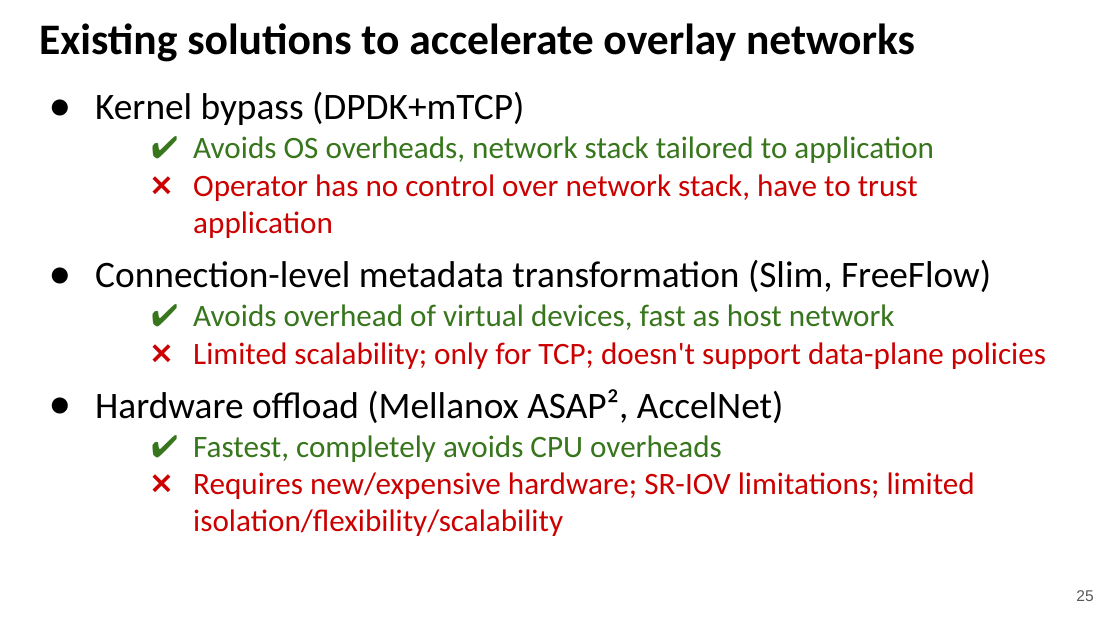
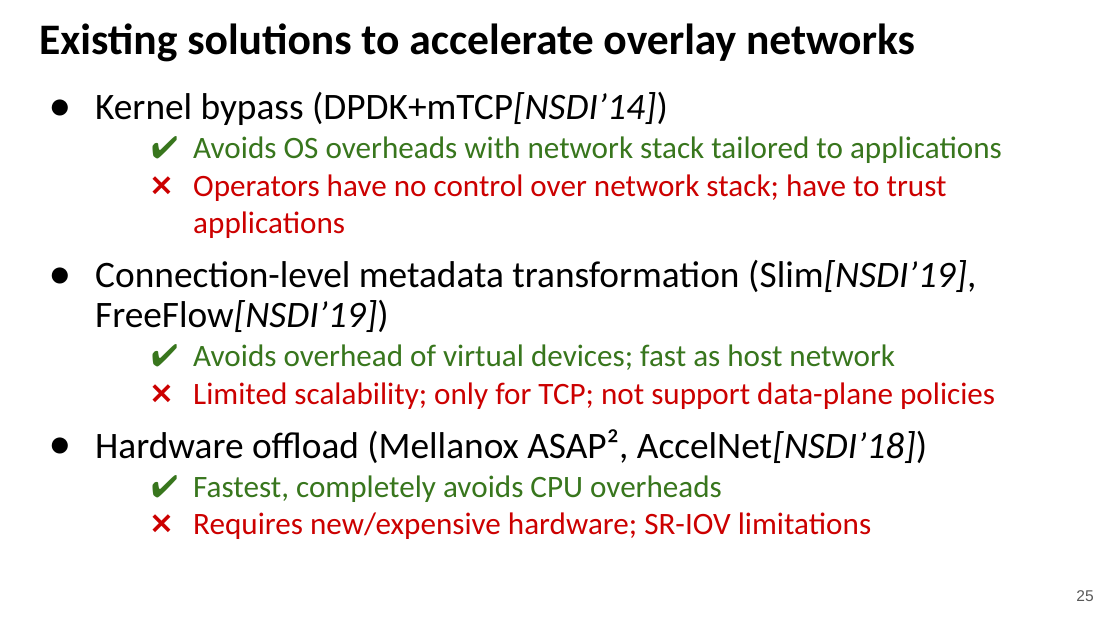
Before and after one commit to kevinsuo/kevinsuo.github.io, a slide deck: slide 25 of ksuo_homepage_files/eurosys21-slides.pptx. Drawn at 1120x630 pixels with LibreOffice and Linux fonts; fonts in the diff are those of the drawing. Boxes give left, top, right and bottom in pixels: in the first picture for what was removed or moved away, otherwise in the second. Text is boxed around its words. In the diff, an @@ line names an element or a change of style, - is before the commit and + after.

```diff
--- a/ksuo_homepage_files/eurosys21-slides.pptx
+++ b/ksuo_homepage_files/eurosys21-slides.pptx
@@ text at (x1=95, y1=92, x2=1002, y2=463): text changed; text colour #CC0000 to #000000 @@
-● Kernel bypass (DPDK+mTCP)
-✔ Avoids OS overheads, network stack tailored to application
-❌ Operator has no control over network stack, have to trust application
-● Connection-level metadata transformation (Slim, FreeFlow)
-✔ Avoids overhead of virtual devices, fast as host network
-❌ Limited scalability; only for TCP; doesn't support data-plane policies
-● Hardware offload (Mellanox ASAP², AccelNet)
+● Kernel bypass (DPDK+mTCP[NSDI’14])
+✔ Avoids OS overheads with network stack tailored to applications
+❌ Operators have no control over network stack; have to trust applications
+● Connection-level metadata transformation (Slim[NSDI’19], FreeFlow[NSDI’19])
+✔ Avoids overhead of virtual devices; fast as host network
+❌ Limited scalability; only for TCP; not support data-plane policies
+● Hardware offload (Mellanox ASAP², AccelNet[NSDI’18])
@@ text at (x1=193, y1=512, x2=871, y2=539): text changed @@
-❌ Requires new/expensive hardware; SR-IOV limitations; limited isolation/flexibility/scalability
+❌ Requires new/expensive hardware; SR-IOV limitations
```
Also in this commit, not shown: 25 other slides changed, 4 slides added, 17 slides removed, 1 other file.
